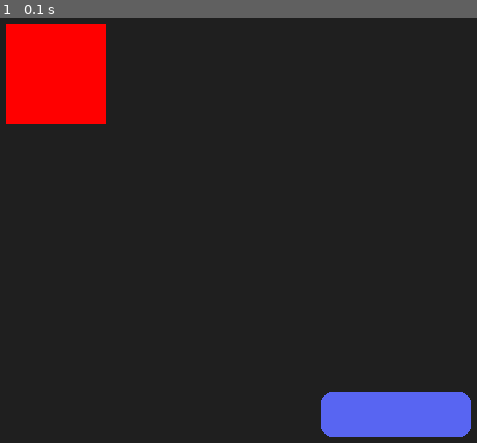
Above: before the commit, frame 1.
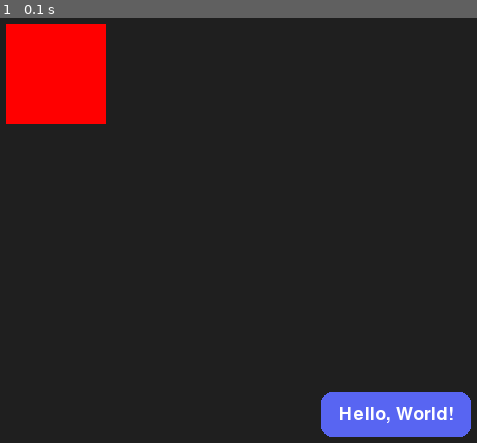
Above: after the commit, the same moment.

Repository: Piop2/Pygame-GUI
Game: pygame game, started from main.py
Two runs of this game, one before a commit and one after it. Both use one fixed random seed, a clock stepped at 60 frames per second and the inputs below.
Inputs:
- Up to frame 1 (0.1 s): no input

The runs differ from the first frame. In frame 1, 0.4% of the frame differs, in the area x 71-95%, y 91-96%.

Commit message:
feature: add HasValue interface

Diff:
--- /dev/null
+++ b/core/protocol/has_value.py
@@ -0,0 +1,12 @@
+from __future__ import annotations
+
+from typing import Protocol, runtime_checkable
+
+
+@runtime_checkable
+class HasValue[T](Protocol):
+    @property
+    def value(self) -> T: ...
+
+    @value.setter
+    def value(self, value: T) -> None: ...
--- a/main.py
+++ b/main.py
@@ -29,7 +29,7 @@
 text_box.font = "asset/gg sans Medium.ttf"
 text_box.font_size = 18
 text_box.font_color.update(255, 255, 255)
-text_box.text = "Hello, World!"
+text_box.value = "Hello, World!"
 text_box.transform.x = (BUTTON_SIZE[0] // 2) - (text_box.style.width // 2)
 text_box.transform.y = (BUTTON_SIZE[1] // 2) - (text_box.style.height // 2)
 
--- a/view/text.py
+++ b/view/text.py
@@ -1,12 +1,14 @@
 from __future__ import annotations
 
-from core.view import View
 
 from pygame import Font, Surface, Color
 from pygame.font import get_default_font
 
+from core.view import View
+from core.protocol.has_value import HasValue
 
-class TextView(View):
+
+class TextView(View, HasValue[str]):
     def __init__(self) -> None:
         super().__init__()
 
